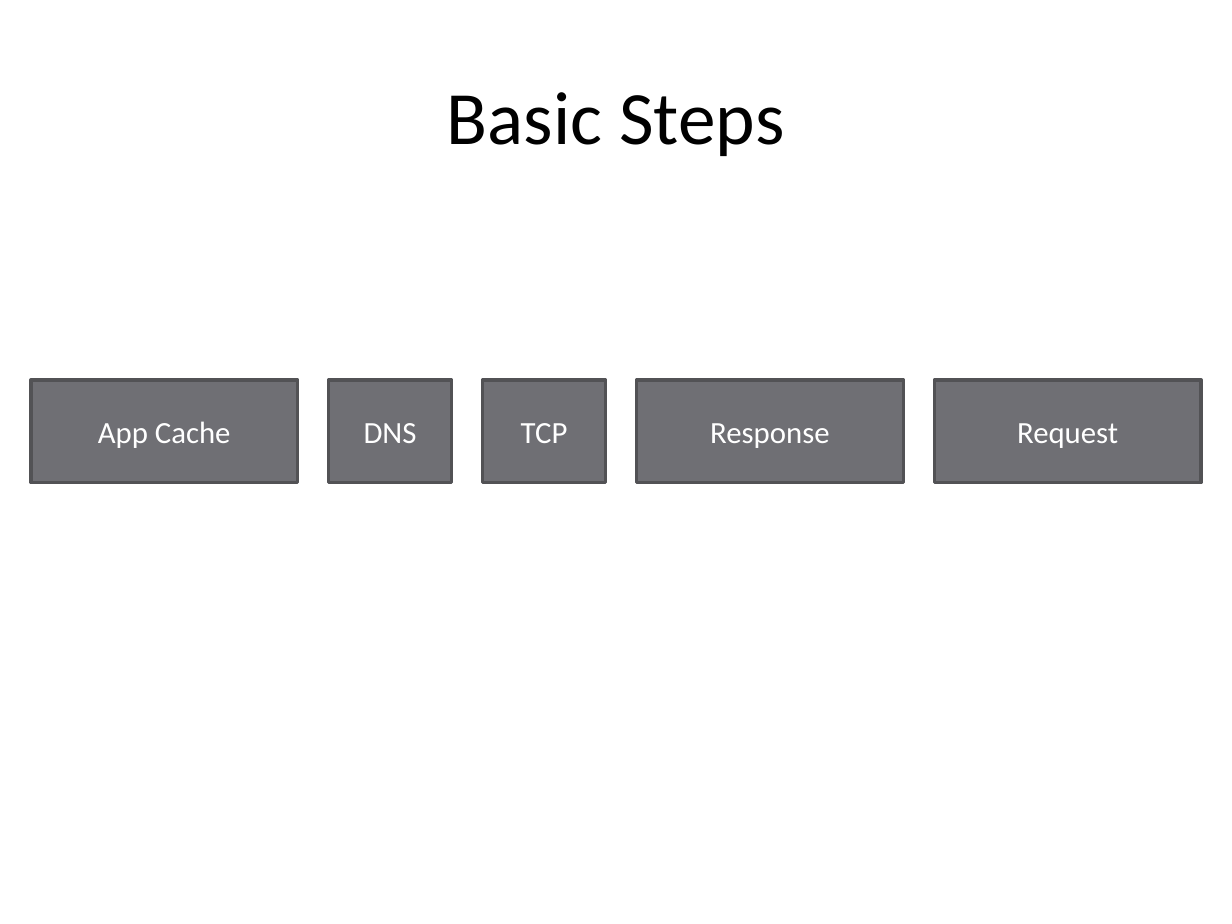
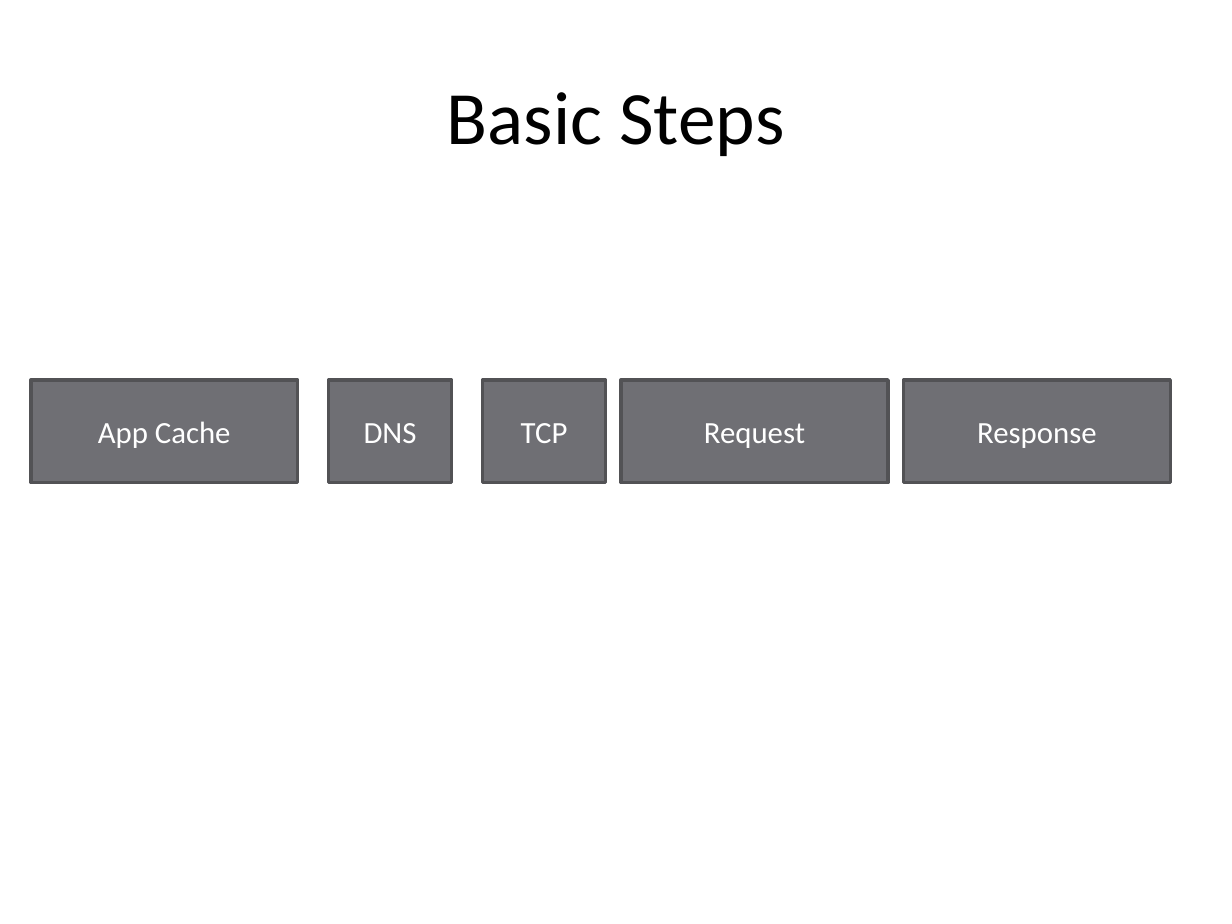
Before and after one commit to dzmitry-varabei/front-end-course, a slide deck: slide 17 of network.pptx. Drawn at 1232x924 pixels with LibreOffice and Linux fonts; fonts in the diff are those of the drawing. Boxes give left, top, right and bottom in pixels: in the first picture for what was removed or moved away, otherwise in the second. Text is boxed around its words. In the diff, an @@ line names an element or a change of style, - is before the commit and + after.

```diff
--- a/network.pptx
+++ b/network.pptx
@@ rectangle "Request": place and size @@
-rectangle "Request" at [934,379,1201,482]
+rectangle "Request" at [621,379,888,482]
@@ rectangle "Response": place and size @@
-rectangle "Response" at [637,379,904,482]
+rectangle "Response" at [903,379,1170,482]
```
Also in this commit, not shown: 2 slides added, 1 slide removed, 1 other file.
